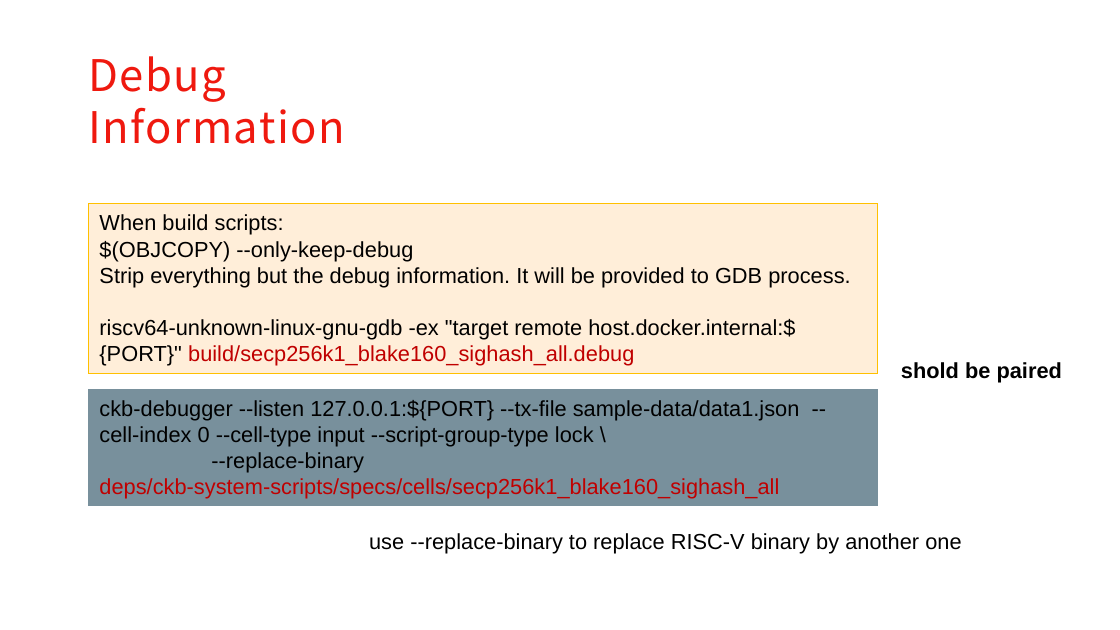
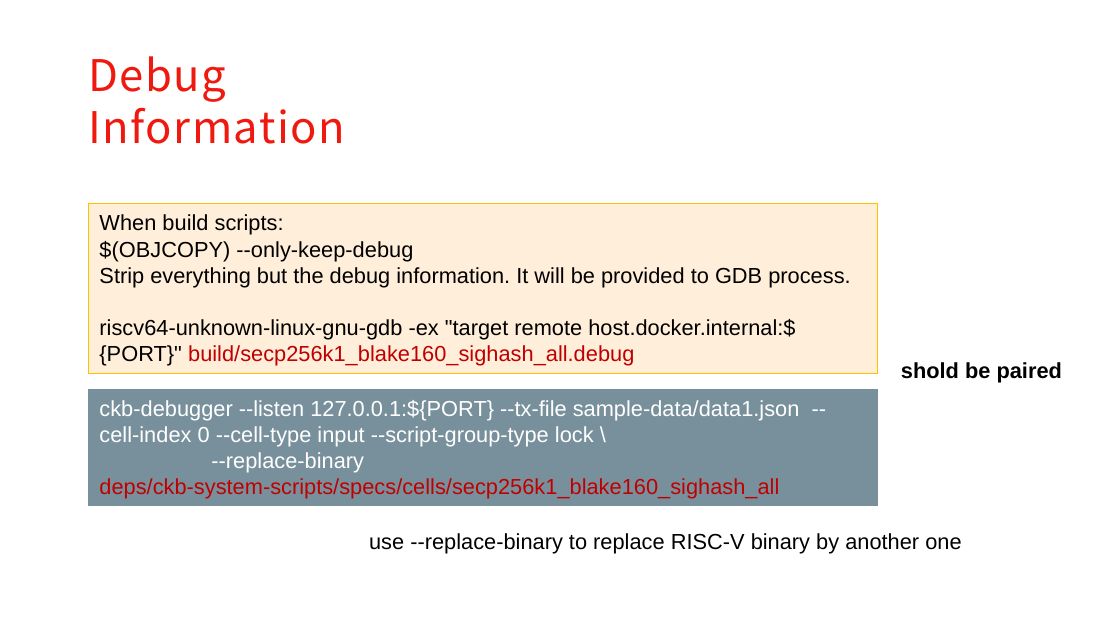
Before and after one commit to XuJiandong/ckb-debugger-playground, a slide deck: slide 8 of slides/presentation.pptx (slide 7 before the commit). Drawn at 1120x630 pixels with LibreOffice and Linux fonts; fonts in the diff are those of the drawing; background and template pictures are left out. Boxes give left, top, right and bottom in pixels: in the first picture for what was removed or moved away, otherwise in the second. Text is boxed around its words. In the diff, an @@ line names an element or a change of style, - is before the commit and + after.

```diff
--- a/slides/presentation.pptx
+++ b/slides/presentation.pptx
@@ rectangle "ckb-debugger --listen 127.0.0.1:${PORT} --tx-file sample-dat ..." at [88,390,877,506]: text colour #000000 to #FFFFFF in "ckb-debugger --listen 127.0.0.1:${PORT} --tx-file sample-dat ...", "--replace-binary" @@
```
Also in this commit, not shown: 3 other slides changed, 7 slides added, 1 slide removed, 2 other files.
